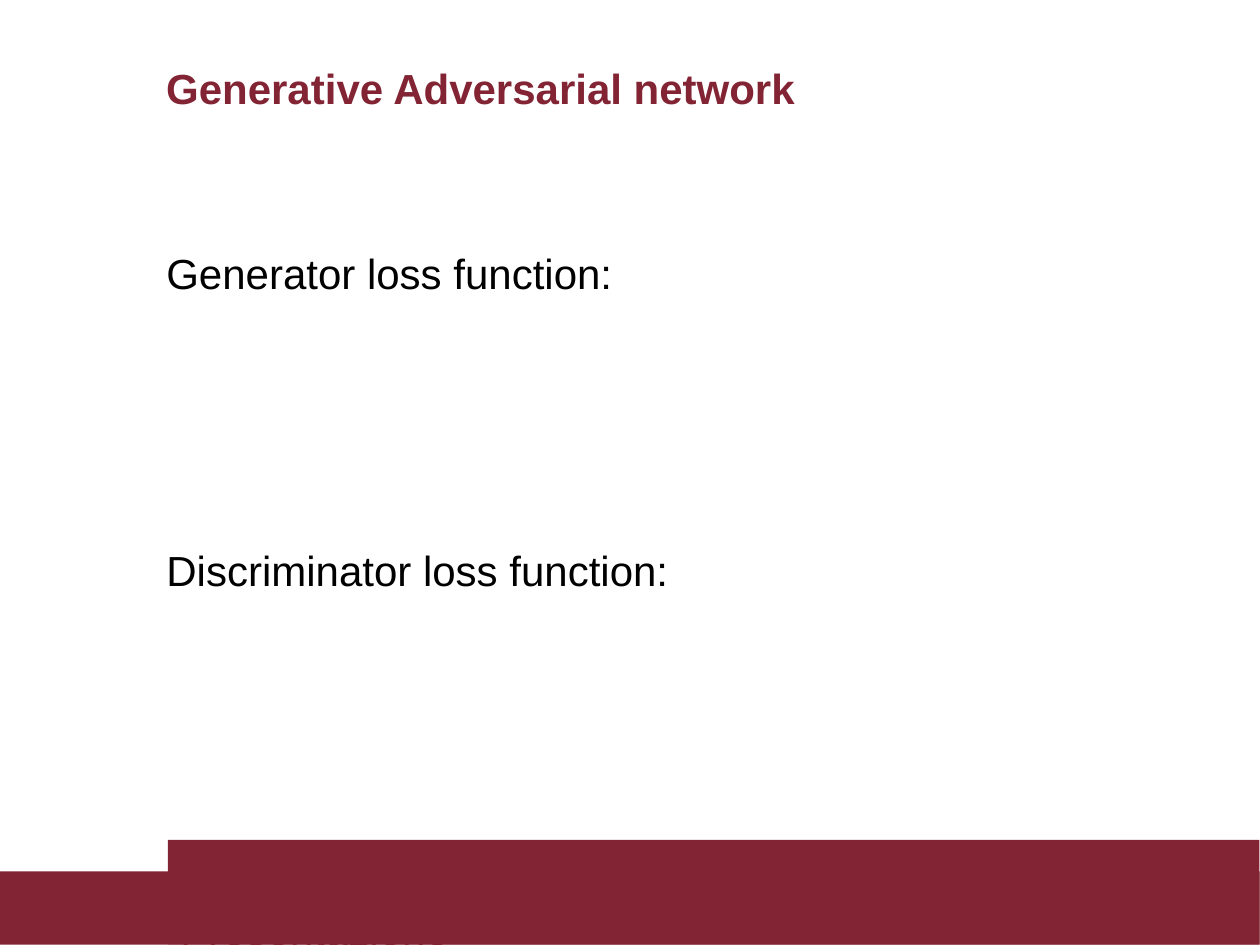
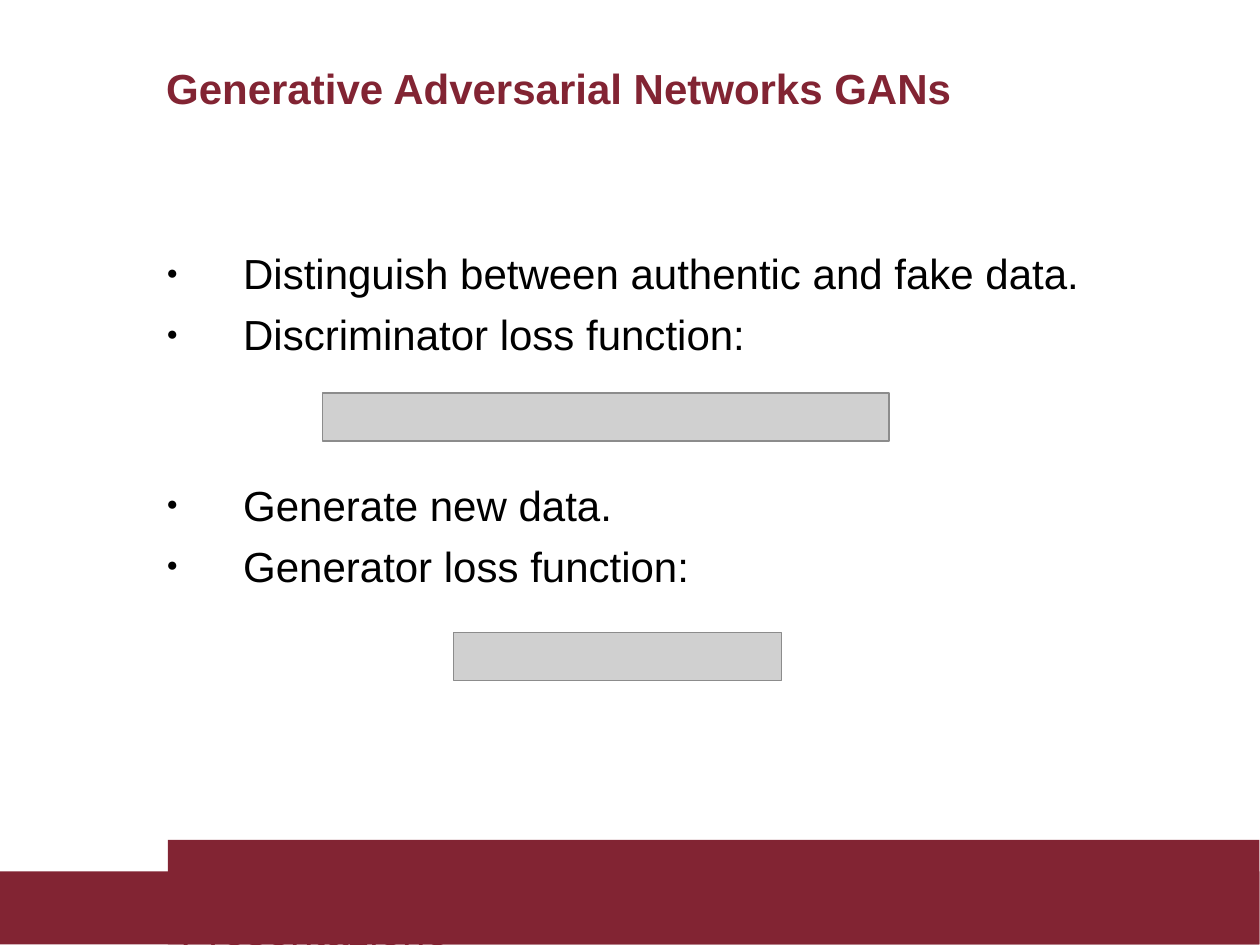
Before and after one commit to milad88/Generative_models_thesis, a slide deck: slide 7 of PresPptSapienza.ppt. Drawn at 1260x945 pixels with LibreOffice and Linux fonts; fonts in the diff are those of the drawing; grey boxes stand for pictures. Boxes give left, top, right and bottom in pixels: in the first picture for what was removed or moved away, otherwise in the second. Text is boxed around its words. In the diff, an @@ line names an element or a change of style, - is before the commit and + after.

```diff
--- a/PresPptSapienza.ppt
+++ b/PresPptSapienza.ppt
@@ title at (166, 73, 951, 105): text changed @@
-Generative Adversarial network
+Generative Adversarial Networks GANs
@@ text at (243, 258, 1078, 351): text changed @@
-Generator loss function:
+● Distinguish between authentic and fake data.
+● Discriminator loss function:
@@ picture added at (323, 393, 890, 441) @@
@@ text at (243, 490, 689, 583): text changed @@
-Discriminator loss function:
+● Generate new data.
+● Generator loss function:
@@ picture added at (454, 633, 781, 680) @@
```
Also in this commit, not shown: 4 other slides changed, 4 slides added, 6 other files.
